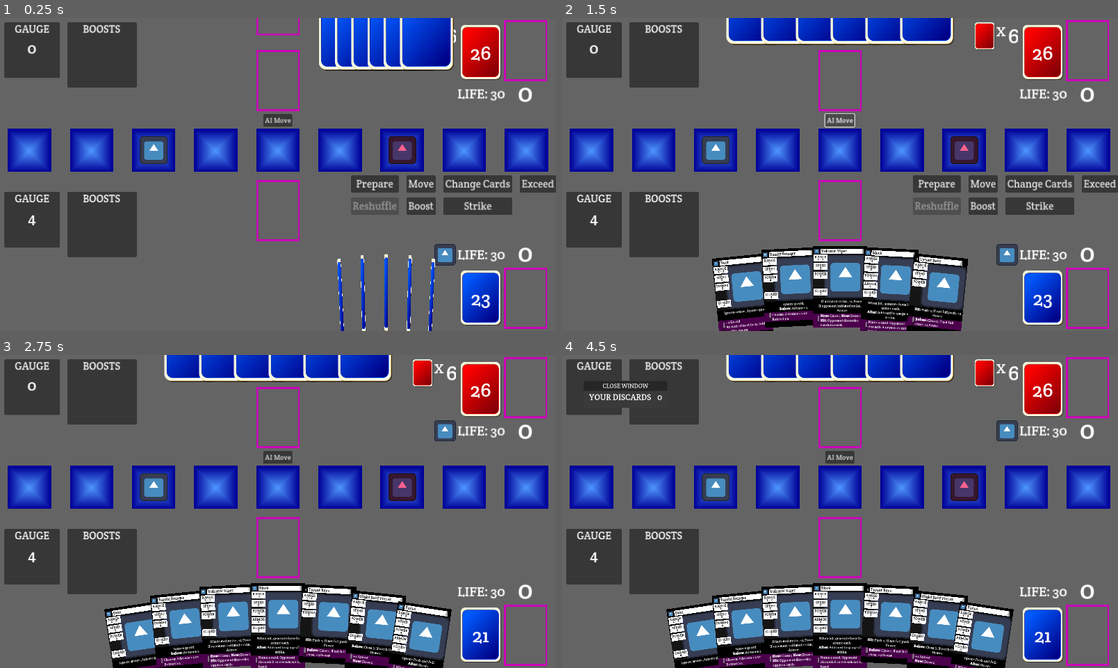
Above: before the commit, frames 1-4 (two rows, left to right).
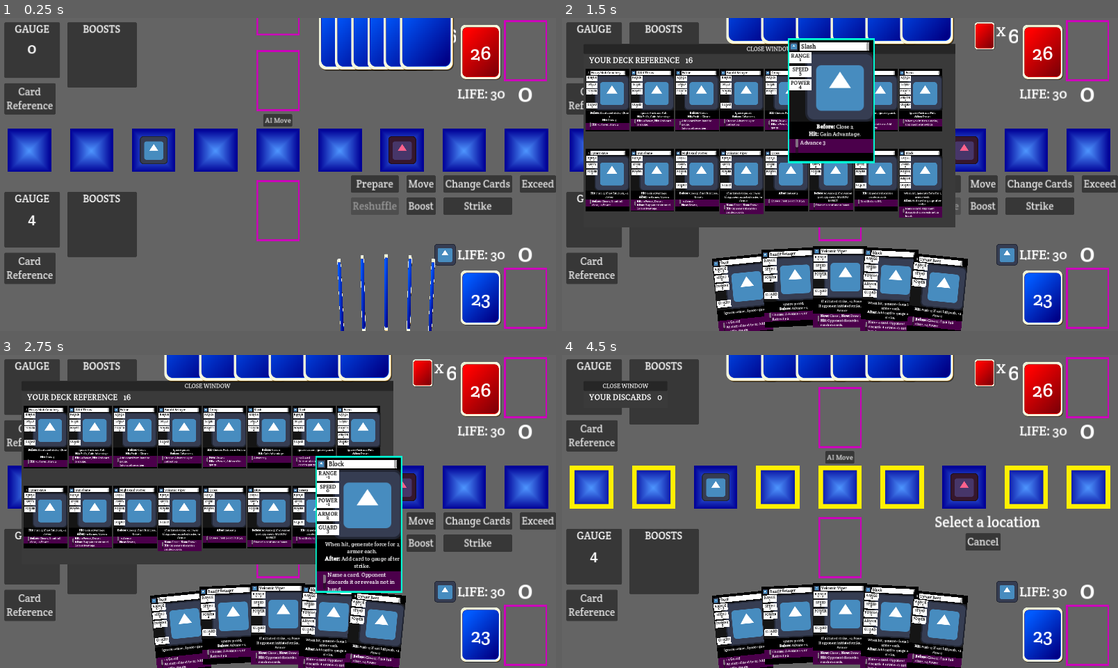
Above: after the commit, the same moments.

Repository: daniel-k-taylor/exceedgameclient
Game: Godot game, scene res://scenes/game/game.tscn
Two runs of this game, one before a commit and one after it. Both use one fixed random seed, a clock stepped at 60 frames per second and the inputs below. The engine's default icon, where the game draws it, is replaced by a stand-in: a white triangle on a blue panel in a dark square.
Inputs (mouse positions are in pixels of both pictures, inside the frame that each line leads up to):
- Up to frame 1 (0.25 s): no input
- Up to frame 2 (1.5 s): click (589, 268) at 0.5 s, where only the run after the commit has a clickable "Card Reference"; click "AI Move" at 1.25 s
- Up to frame 3 (2.75 s): click "Prepare" at 2 s
- Up to frame 4 (4.5 s): click (1040, 636) at 2.77 s; click (1090, 636) at 3.52 s; click (984, 520) at 4.25 s, where only the run after the commit has a clickable "Move"

The runs differ from the first frame. In frame 1, 1.7% of the frame differs, in the area x 0-10%, y 20-85%; in frame 2, 37%; in frame 3, 48%, in the area x 0-100%, y 8-100%; in frame 4, 12%.

Commit message:
Boost fully implement

Diff:
--- a/scenes/card/card_base.gd
+++ b/scenes/card/card_base.gd
@@ -24,6 +24,7 @@
 	CardState_InGauge,
 	CardState_InBoost,
 	CardState_InPopout,
+	CardState_Offscreen,
 	CardState_Discarding,
 	CardState_Discarded,
 	CardState_InStrike,
@@ -55,6 +56,7 @@
 var resting_scale
 var focus_pos
 var focus_rot
+var focus_y_pos
 
 var selected = false
 
@@ -87,7 +89,7 @@
 
 func update_visibility():
 	match state:
-		CardState.CardState_InGauge, CardState.CardState_InBoost:
+		CardState.CardState_InGauge, CardState.CardState_InBoost, CardState.CardState_Offscreen:
 			visible = false
 		_:
 			visible = true
@@ -183,7 +185,7 @@
 func _process(_delta):
 	pass
 
-func initialize_card(id, card_title, _image, range_min, range_max, speed, power, armor, guard, effect_text, boost_cost, boost_text, card_cost):
+func initialize_card(id, card_title, _image, range_min, range_max, speed, power, armor, guard, effect_text, boost_cost, boost_text, card_cost, hand_focus_y_pos):
 	card_id = id
 	$CardContainer/CardBox/TitleRow/TitlePanel/TitleNameBox/TitleName.text = card_title
 	default_scale = HandCardScale
@@ -205,6 +207,8 @@
 	$CardContainer/CardBox/TitleRow/TitleIcon.visible = card_cost == 0
 	$CardContainer/CardBox/TitleRow/CardCost.visible = card_cost != 0
 	$CardContainer/CardBox/TitleRow/CardCost.text = "  " + str(card_cost)
+
+	focus_y_pos = hand_focus_y_pos
 
 func reset():
 	resting_scale = HandCardScale
@@ -257,7 +261,7 @@
 		focus_pos = position
 		focus_rot = 0
 		if state == CardState.CardState_InHand:
-			focus_pos.y -= 100
+			focus_pos.y = focus_y_pos
 
 		return_state = state
 
--- a/scenes/game/game.gd
+++ b/scenes/game/game.gd
@@ -7,6 +7,10 @@
 const GaugePanel = preload("res://scenes/game/gauge_panel.gd")
 
 const OffScreen = Vector2(-1000, -1000)
+const ReferenceScreenIdRangeStart = 90000
+
+const PlayerHandFocusYPos = 720 - (CardBase.DesiredCardSize.y + 20)
+const OpponentHandFocusYPos = CardBase.DesiredCardSize.y
 
 var chosen_deck = null
 var NextCardId = 1
@@ -35,6 +39,7 @@
 	UISubState_None,
 	UISubState_SelectCards_BoostCancel,
 	UISubState_SelectCards_DiscardContinuousBoost,
+	UISubState_SelectCards_DiscardFromReference,
 	UISubState_SelectCards_MoveActionGenerateForce,
 	UISubState_SelectCards_PlayBoost,
 	UISubState_SelectCards_DiscardCards,
@@ -95,13 +100,27 @@
 	move_character_to_arena_square($OpponentCharacter, game_logic.opponent.arena_location)
 	_update_buttons()
 
+func spawn_deck(deck, deck_copy, deck_card_zone, copy_zone, hand_focus_y_pos):
+	for card in deck:
+		var logic_card : GameLogic.Card = game_logic.get_card(card.id)
+		var new_card = create_card(card.id, logic_card.definition, logic_card.image, deck_card_zone, hand_focus_y_pos)
+		new_card.position = OffScreen
+
+	var previous_def_id = ""
+	for card in deck_copy:
+		var logic_card : GameLogic.Card = game_logic.get_card(card.id)
+		if previous_def_id != logic_card.definition['id']:
+			var copy_card = create_card(card.id + ReferenceScreenIdRangeStart, logic_card.definition, logic_card.image, copy_zone, 0)
+			copy_card.position = OffScreen
+			copy_card.resting_scale = CardBase.SmallCardScale
+			copy_card.scale = CardBase.SmallCardScale
+			copy_card.change_state(CardBase.CardState.CardState_Offscreen)
+			copy_card.flip_card_to_front(true)
+			previous_def_id = card.definition['id']
+
 func spawn_all_cards():
-	for card in game_logic.player.deck:
-		var new_card = create_card(card.id, $AllCards/PlayerDeck)
-		new_card.position = OffScreen
-	for card in game_logic.opponent.deck:
-		var new_card = create_card(card.id, $AllCards/OpponentDeck)
-		new_card.position = OffScreen
+	spawn_deck(game_logic.player.deck, game_logic.player.deck_copy, $AllCards/PlayerDeck, $AllCards/PlayerAllCopy, PlayerHandFocusYPos)
+	spawn_deck(game_logic.opponent.deck, game_logic.opponent.deck_copy, $AllCards/OpponentDeck, $AllCards/OpponentAllCopy, OpponentHandFocusYPos)
 
 func draw_and_begin():
 	game_logic.draw_starting_hands_and_begin()
@@ -184,9 +203,7 @@
 func get_card_node_name(id):
 	return "Card_" + str(id)
 
-func create_card(id, parent) -> CardBase:
-	var logic_card : GameLogic.Card = game_logic.get_card(id)
-	var card_def = logic_card.definition
+func create_card(id, card_def, image, parent, hand_focus_y_pos) -> CardBase:
 	var new_card : CardBase = CardBaseScene.instantiate()
 	parent.add_child(new_card)
 	var cost = card_def['gauge_cost']
@@ -195,7 +212,7 @@
 	new_card.initialize_card(
 		id,
 		card_def['display_name'],
-		logic_card.image,
+		image,
 		card_def['range_min'],
 		card_def['range_max'],
 		card_def['speed'],
@@ -205,7 +222,8 @@
 		CardDefinitions.get_effects_text(card_def['effects']),
 		card_def['boost']['force_cost'],
 		CardDefinitions.get_boost_text(card_def['boost']['effects']),
-		cost
+		cost,
+		hand_focus_y_pos
 	)
 	new_card.name = get_card_node_name(id)
 	new_card.raised_card.connect(on_card_raised)
@@ -238,10 +256,17 @@
 		parent.move_child(card, card.saved_hand_index)
 		card.saved_hand_index = -1
 
+func is_card_in_player_reference(reference_cards, card_id):
+	for card in reference_cards:
+		if card.card_id == card_id:
+			return true
+	return false
+
 func can_select_card(card):
 	var in_gauge = game_logic.player.is_card_in_gauge(card.card_id)
 	var in_hand = game_logic.player.is_card_in_hand(card.card_id)
 	var in_opponent_boosts = game_logic.opponent.is_card_in_continuous_boosts(card.card_id)
+	var in_opponent_reference = is_card_in_player_reference($AllCards/OpponentAllCopy.get_children(), card.card_id)
 	match ui_sub_state:
 		UISubState.UISubState_SelectCards_DiscardCards, UISubState.UISubState_SelectCards_DiscardCardsToGauge:
 			return in_hand and len(selected_cards) < select_card_require_max
@@ -255,6 +280,8 @@
 			return len(selected_cards) == 0 and in_hand and game_logic.can_player_boost(game_logic.player, card.card_id)
 		UISubState.UISubState_SelectCards_DiscardContinuousBoost:
 			return in_opponent_boosts and len(selected_cards) < select_card_require_max
+		UISubState.UISubState_SelectCards_DiscardFromReference:
+			return in_opponent_reference and len(selected_cards) < select_card_require_max
 
 func deselect_all_cards():
 	for card in selected_cards:
@@ -374,6 +401,20 @@
 	else:
 		ai_discard_continuous_boost()
 
+func _on_name_opponent_card_begin(event):
+	if event['event_player'] == game_logic.player:
+		# Show the boost window.
+		_on_opponent_reference_button_pressed()
+		selected_cards = []
+		select_card_require_min = 1
+		select_card_require_max = 1
+		var cancel_allowed = false
+		enable_instructions_ui("Name opponent card.", true, cancel_allowed, false)
+
+		change_ui_state(UIState.UIState_SelectCards, UISubState.UISubState_SelectCards_DiscardFromReference)
+	else:
+		ai_name_opponent_card()
+
 func _on_boost_played(event):
 	var player = event['event_player']
 	var card = find_card_on_board(event['number'])
@@ -607,6 +648,15 @@
 			card.position = OffScreen
 			card.reset()
 	close_popout()
+
+func _on_reveal_hand(event):
+	if event['event_player'] == game_logic.opponent:
+		var cards = $AllCards/OpponentHand.get_children()
+		for card in cards:
+			card.flip_card_to_front(true)
+	else:
+		# Nothing for AI here.
+		pass
 
 func _move_card_to_strike_area(card, strike_area, new_parent, is_player : bool, is_ex : bool):
 	var pos = strike_area.global_position + strike_area.size * strike_area.scale /2
@@ -685,6 +735,8 @@
 				_on_continuous_boost_added(event)
 			game_logic.EventType.EventType_Boost_DiscardContinuousChoice:
 				_on_discard_continuous_boost_begin(event)
+			game_logic.EventType.EventType_Boost_NameCardOpponentDiscards:
+				_on_name_opponent_card_begin(event)
 			game_logic.EventType.EventType_Boost_Played:
 				_on_boost_played(event)
 			game_logic.EventType.EventType_CardFromHandToGauge_Choice:
@@ -707,6 +759,8 @@
 				_on_move_event(event)
 			game_logic.EventType.EventType_ReshuffleDiscard:
 				_on_reshuffle_discard(event)
+			game_logic.EventType.EventType_RevealHand:
+				_on_reveal_hand(event)
 			game_logic.EventType.EventType_Strike_ArmorUp:
 				printlog("TODO: Animate strike armor up")
 			game_logic.EventType.EventType_Strike_DodgeAttacks:
@@ -833,7 +887,7 @@
 		match ui_sub_state:
 			UISubState.UISubState_SelectCards_DiscardCards, UISubState.UISubState_SelectCards_StrikeGauge, UISubState.UISubState_SelectCards_Exceed:
 				return selected_cards_between_min_and_max()
-			UISubState.UISubState_SelectCards_BoostCancel, UISubState.UISubState_SelectCards_DiscardContinuousBoost:
+			UISubState.UISubState_SelectCards_BoostCancel, UISubState.UISubState_SelectCards_DiscardContinuousBoost, UISubState.UISubState_SelectCards_DiscardFromReference:
 				return selected_cards_between_min_and_max()
 			UISubState.UISubState_SelectCards_DiscardCardsToGauge:
 				return selected_cards_between_min_and_max()
@@ -919,6 +973,8 @@
 				events = game_logic.do_boost_cancel(game_logic.player, selected_card_ids, true)
 			UISubState.UISubState_SelectCards_DiscardContinuousBoost:
 				events = game_logic.do_boost_name_card_choice_effect(game_logic.player, single_card_id)
+			UISubState.UISubState_SelectCards_DiscardFromReference:
+				events = game_logic.do_boost_name_card_choice_effect(game_logic.player, single_card_id - ReferenceScreenIdRangeStart)
 			UISubState.UISubState_SelectCards_DiscardCards:
 				events = game_logic.do_discard_to_max(game_logic.player, selected_card_ids)
 			UISubState.UISubState_SelectCards_DiscardCardsToGauge:
@@ -981,6 +1037,8 @@
 
 
 
+
+
 #
 # AI Functions
 #
@@ -1036,6 +1094,12 @@
 func ai_discard_continuous_boost():
 	var card_id = game_logic.player.continuous_boosts[0].id
 	var events = game_logic.do_boost_name_card_choice_effect(game_logic.opponent, card_id)
+	_handle_events(events)
+
+func ai_name_opponent_card():
+	var card : CardBase = $AllCards/PlayerAllCopy.get_child(0)
+	var real_id = card.card_id - ReferenceScreenIdRangeStart
+	var events = game_logic.do_boost_name_card_choice_effect(game_logic.opponent, real_id)
 	_handle_events(events)
 
 func ai_choose_card_hand_to_gauge():
@@ -1112,6 +1176,18 @@
 		CardBase.CardState.CardState_InBoost
 	)
 
+	# Reference
+	await _update_popout_cards(
+		$AllCards/PlayerAllCopy.get_children(),
+		OffScreen,
+		CardBase.CardState.CardState_Offscreen
+	)
+	await _update_popout_cards(
+		$AllCards/OpponentAllCopy.get_children(),
+		OffScreen,
+		CardBase.CardState.CardState_Offscreen
+	)
+
 func close_popout():
 	card_popout.visible = false
 	await clear_card_popout()
@@ -1155,3 +1231,11 @@
 
 func _on_popout_close_window():
 	await close_popout()
+
+func _on_player_reference_button_pressed():
+	await close_popout()
+	show_popout("YOUR DECK REFERENCE", $AllCards/PlayerAllCopy, OffScreen, CardBase.CardState.CardState_Offscreen)
+
+func _on_opponent_reference_button_pressed():
+	await close_popout()
+	show_popout("THEIR DECK REFERENCE", $AllCards/OpponentAllCopy, OffScreen, CardBase.CardState.CardState_Offscreen)
--- a/scenes/game/game.tscn
+++ b/scenes/game/game.tscn
@@ -350,6 +350,15 @@
 horizontal_alignment = 1
 vertical_alignment = 1
 
+[node name="ReferenceButton" type="Button" parent="PlayerDeck"]
+offset_left = 10.0
+offset_top = 540.0
+offset_right = 128.0
+offset_bottom = 610.0
+theme_override_font_sizes/font_size = 24
+text = "Card
+Reference"
+
 [node name="OpponentDeck" type="Node2D" parent="."]
 
 [node name="DeckButton" type="TextureButton" parent="OpponentDeck"]
@@ -406,6 +415,15 @@
 horizontal_alignment = 1
 vertical_alignment = 1
 
+[node name="ReferenceButton" type="Button" parent="OpponentDeck"]
+offset_left = 10.0
+offset_top = 150.0
+offset_right = 128.0
+offset_bottom = 220.0
+theme_override_font_sizes/font_size = 24
+text = "Card
+Reference"
+
 [node name="PlayerStrike" type="Node2D" parent="."]
 
 [node name="StrikeZone" type="TextureButton" parent="PlayerStrike"]
@@ -527,6 +545,10 @@
 [node name="PlayerDeck" type="Node2D" parent="AllCards"]
 
 [node name="OpponentDeck" type="Node2D" parent="AllCards"]
+
+[node name="PlayerAllCopy" type="Node2D" parent="AllCards"]
+
+[node name="OpponentAllCopy" type="Node2D" parent="AllCards"]
 
 [node name="PlayerDiscardButton" type="TextureButton" parent="."]
 offset_left = 1160.0
@@ -574,6 +596,8 @@
 [connection signal="pressed" from="StaticUI/StaticUIVBox/ButtonGrid/ReshuffleButton" to="." method="_on_reshuffle_button_pressed"]
 [connection signal="pressed" from="StaticUI/StaticUIVBox/ButtonGrid/BoostButton" to="." method="_on_boost_button_pressed"]
 [connection signal="pressed" from="StaticUI/StaticUIVBox/ButtonGrid/StrikeButton" to="." method="_on_strike_button_pressed"]
+[connection signal="pressed" from="PlayerDeck/ReferenceButton" to="." method="_on_player_reference_button_pressed"]
+[connection signal="pressed" from="OpponentDeck/ReferenceButton" to="." method="_on_opponent_reference_button_pressed"]
 [connection signal="gauge_clicked" from="PlayerGauge" to="." method="_on_player_gauge_gauge_clicked"]
 [connection signal="gauge_clicked" from="OpponentGauge" to="." method="_on_opponent_gauge_gauge_clicked"]
 [connection signal="clicked_zone" from="PlayerBoostZone" to="." method="_on_player_boost_zone_clicked_zone"]
--- a/scenes/game/gamelogic.gd
+++ b/scenes/game/gamelogic.gd
@@ -68,6 +68,7 @@
 	EventType_HandSizeExceeded,
 	EventType_Move,
 	EventType_ReshuffleDiscard,
+	EventType_RevealHand,
 	EventType_Strike_ArmorUp,
 	EventType_Strike_DodgeAttacks,
 	EventType_Strike_EffectChoice,
@@ -244,6 +245,7 @@
 	var life : int
 	var hand : Array[Card]
 	var deck : Array[Card]
+	var deck_copy : Array[Card]
 	var discards : Array[Card]
 	var deck_def : Dictionary
 	var gauge : Array
@@ -264,11 +266,13 @@
 		deck_def = chosen_deck
 		exceed_cost = deck_def['character']['exceed_cost']
 		deck = []
+		deck_copy = []
 		strike_stat_boosts = StrikeStatBoosts.new()
 		for deck_card_def in deck_def['cards']:
 			var card_def = CardDefinitions.get_card(deck_card_def['definition_id'])
 			var card = Card.new(card_start_id, card_def, deck_card_def['image'])
 			deck.append(card)
+			deck_copy.append(card)
 			card_start_id += 1
 		if ShuffleEnabled:
 			deck.shuffle()
@@ -413,6 +417,15 @@
 					break
 		return events
 
+	func discard_matching_or_reveal(card_definition_id : String):
+		var events = []
+		for card in hand:
+			if card.definition['id'] == card_definition_id:
+				events = discard([card.id])
+				return events
+		# Not found
+		events += [parent.create_event(EventType.EventType_RevealHand, self, 0)]
+		return events
 	func discard_random(amount):
 		var events = []
 		for i in range(amount):
@@ -887,10 +900,16 @@
 		"name_card_opponent_discards":
 			change_game_state(GameState.GameState_PlayerDecision)
 			decision_type = DecisionType.DecisionType_NameCard_OpponentDiscards
+			decision_effect_type = "name_card_opponent_discards_internal"
+			decision_choice_card_id = card_id
 			decision_player = performing_player
 			events += [create_event(EventType.EventType_Boost_NameCardOpponentDiscards, performing_player, 1)]
 		"name_card_opponent_discards_internal":
-			events += opposing_player.discard(effect['card_id'])
+			var named_card = get_card(effect['card_id'])
+			# named_card is the individual card but
+			# this should discard "by name", so instead of using that
+			# match card.definition['id']'s instead.
+			events += opposing_player.discard_matching_or_reveal(named_card.definition['id'])
 		"opponent_discard_random":
 			events += opposing_player.discard_random(effect['amount'])
 		"powerup":
Not shown, changed: work.todo
